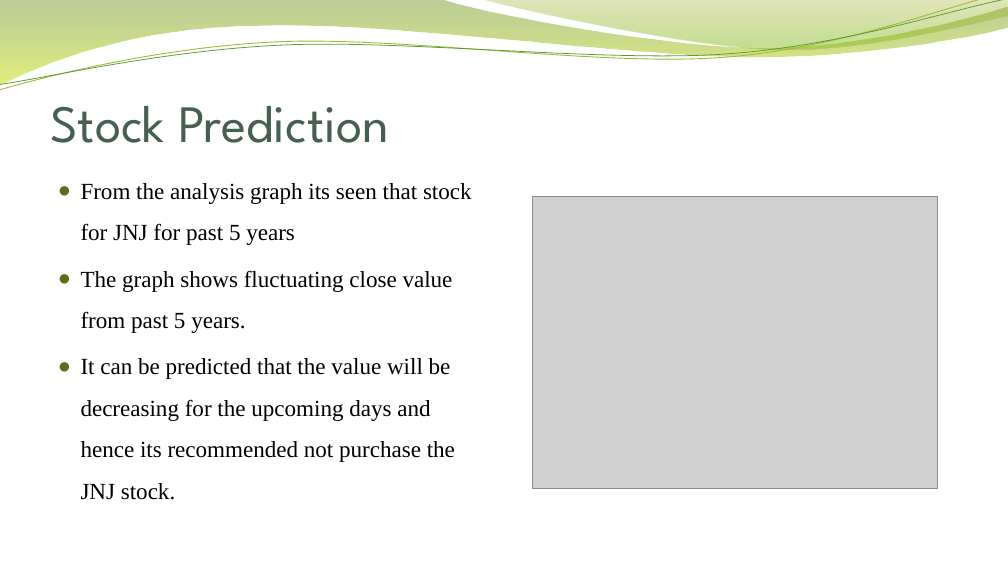
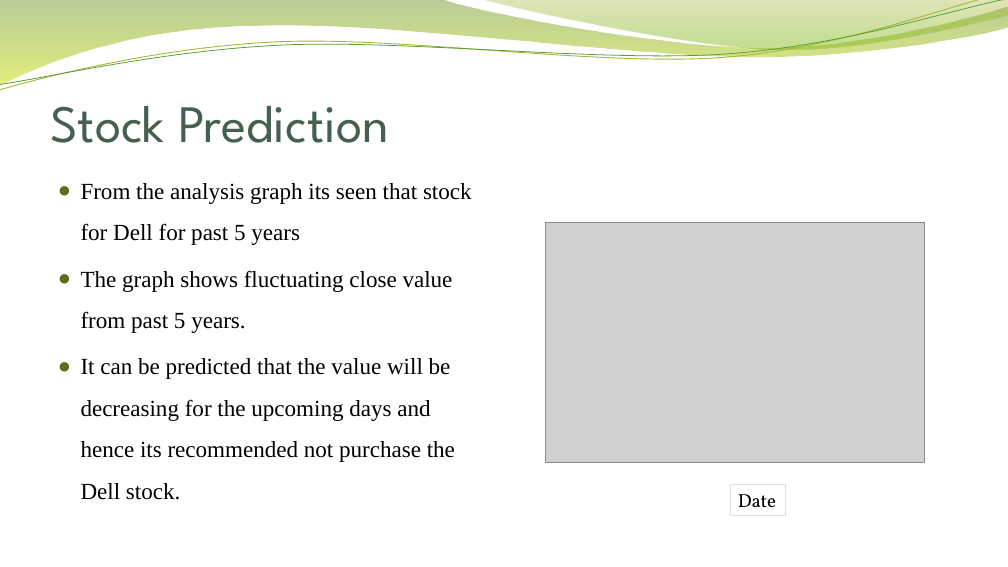
Before and after one commit to TVaibhavi/AIDI_1100_01_FINAL-PROJECT_GROUP-4, a slide deck: slide 12 of Stock Analysis.pptx. Drawn at 1008x567 pixels with LibreOffice and Linux fonts; fonts in the diff are those of the drawing; grey boxes stand for pictures; background and template pictures are left out. Boxes give left, top, right and bottom in pixels: in the first picture for what was removed or moved away, otherwise in the second. Text is boxed around its words. In the diff, an @@ line names an element or a change of style, - is before the commit and + after.

Commit message:
final commit of code and ppt file

```diff
--- a/Stock Analysis.pptx
+++ b/Stock Analysis.pptx
@@ text at box(81, 183, 472, 245): text changed @@
-● From the analysis graph its seen that stock for JNJ for past 5 years
+● From the analysis graph its seen that stock for Dell for past 5 years
@@ picture: place and size @@
-picture at box(532, 196, 938, 488)
+picture at box(545, 222, 925, 463)
@@ text at box(81, 358, 455, 500): text changed @@
-● It can be predicted that the value will be decreasing for the upcoming days and hence its recommended not purchase the JNJ stock.
+● It can be predicted that the value will be decreasing for the upcoming days and hence its recommended not purchase the Dell stock.
@@ rectangle added at box(730, 485, 786, 516), outline #E3DED1 0.75 pt, 18 pt, text #000000 @@
+Date
```
Also in this commit, not shown: 9 other files.
